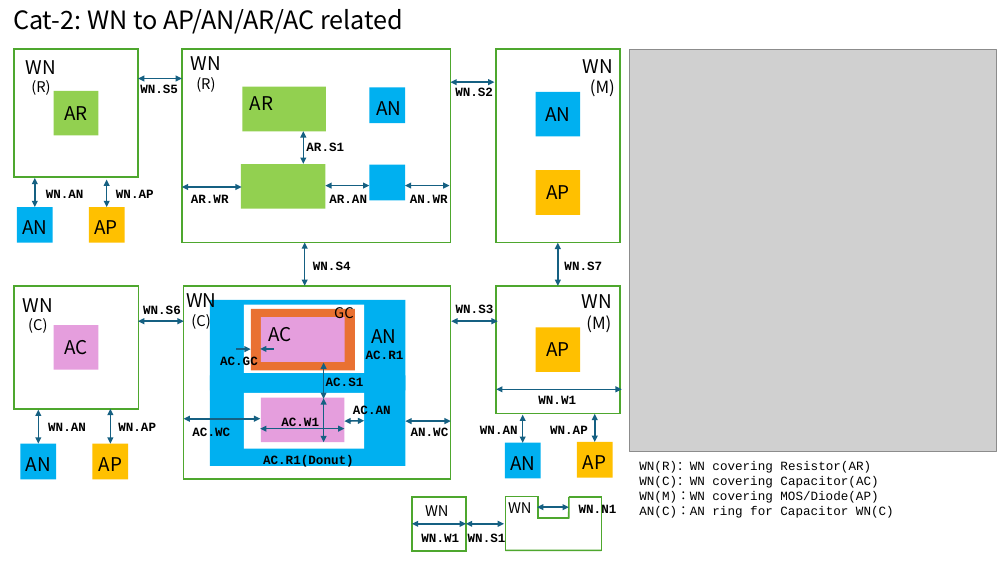
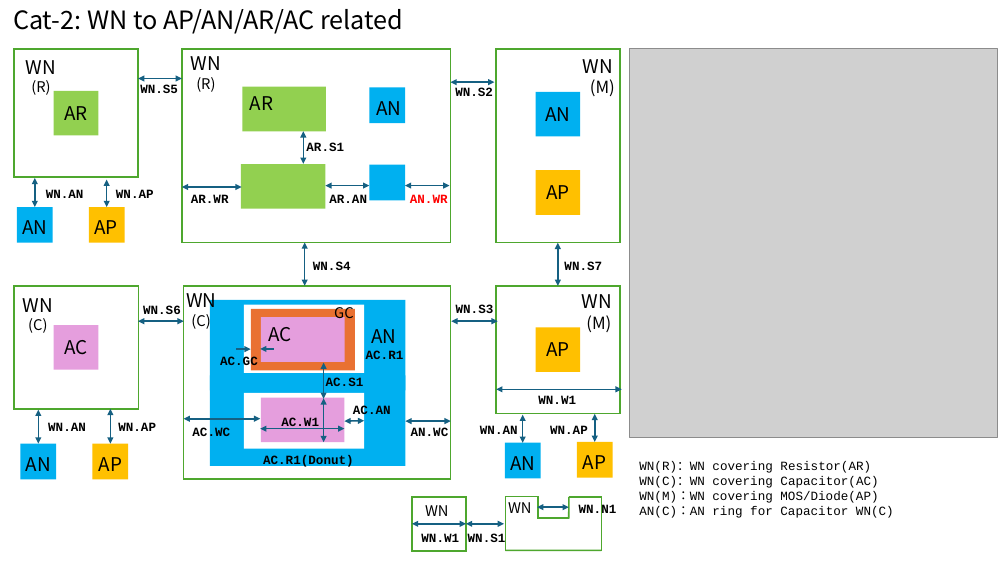
Before and after one commit to OpenSUSI/TR-1um, a slide deck: slide 4 of Document/TR-1um_DRC_summary.pptx. Drawn at 1008x567 pixels with LibreOffice and Linux fonts; fonts in the diff are those of the drawing; grey boxes stand for pictures. Boxes give left, top, right and bottom in pixels: in the first picture for what was removed or moved away, otherwise in the second. Text is boxed around its words. In the diff, an @@ line names an element or a change of style, - is before the commit and + after.

```diff
--- a/Document/TR-1um_DRC_summary.pptx
+++ b/Document/TR-1um_DRC_summary.pptx
@@ picture: place and size @@
-picture at bbox=[630, 50, 997, 452]
+picture at bbox=[630, 48, 997, 438]
@@ text "AN.WR" at bbox=[410, 194, 448, 203]: text colour #000000 to #FF0000 @@
@@ text "WN(R)：WN covering Resistor(AR)" rewrapped from bbox=[632, 454, 972, 523] to bbox=[639, 461, 894, 518] @@
```
Also in this commit, not shown: 5 other slides changed, 9 slides added, 1 other file.
